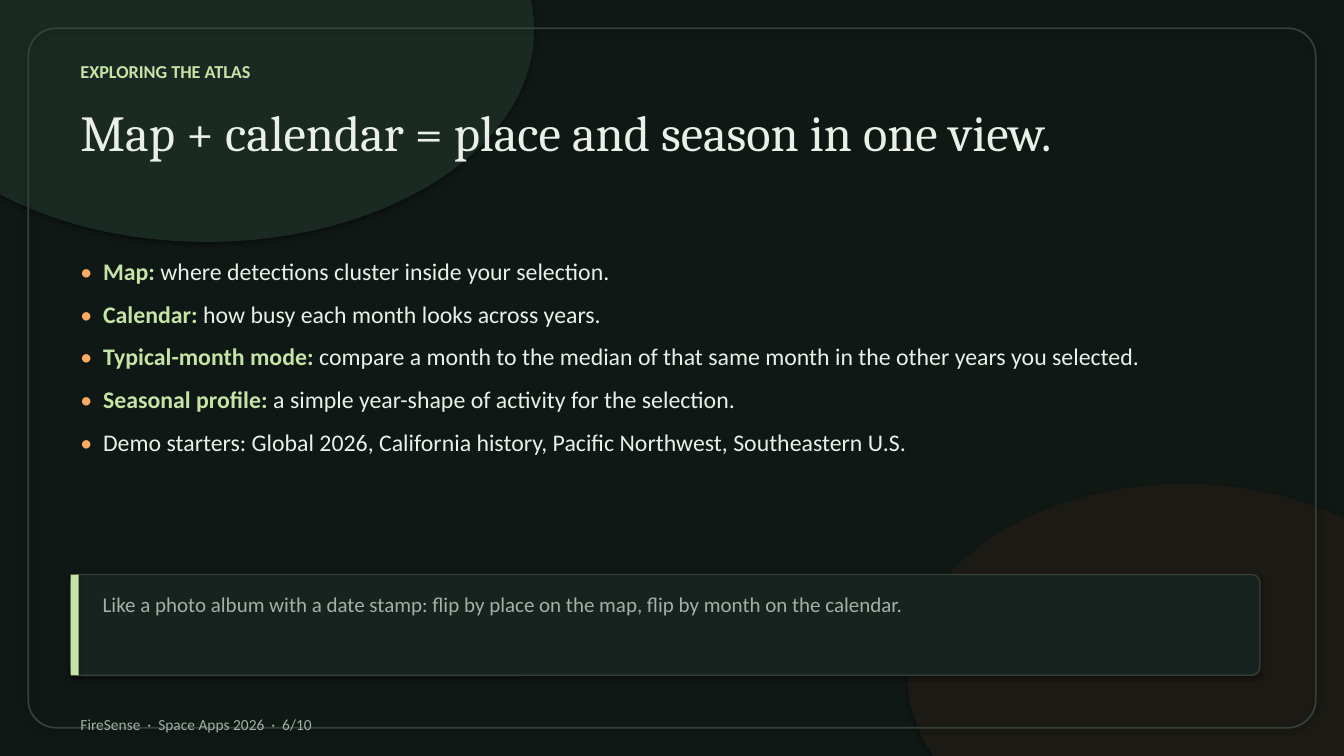
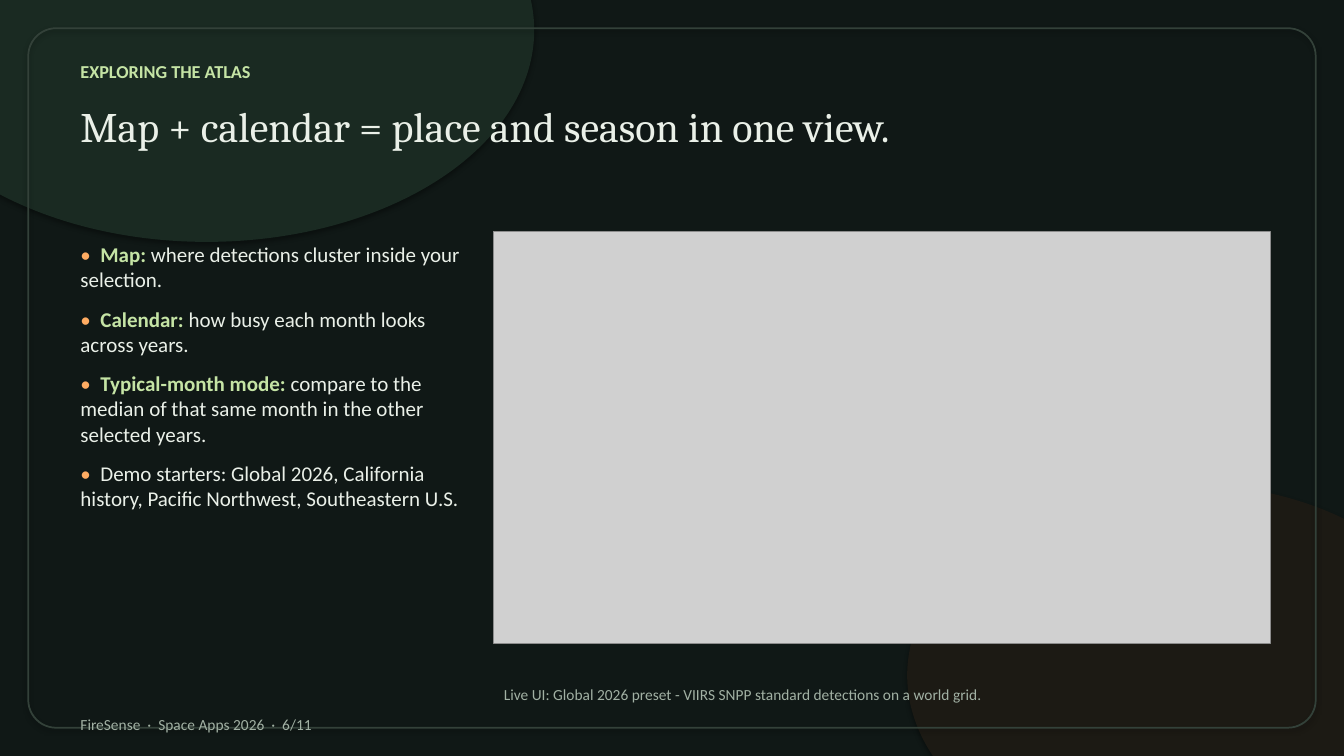
Before and after one commit to likith17/firesense, a slide deck: slide 6 of dist/FireSense-slides.pptx. Drawn at 1344x756 pixels with LibreOffice and Linux fonts; fonts in the diff are those of the drawing; grey boxes stand for pictures. Boxes give left, top, right and bottom in pixels: in the first picture for what was removed or moved away, otherwise in the second. Text is boxed around its words. In the diff, an @@ line names an element or a change of style, - is before the commit and + after.

```diff
--- a/dist/FireSense-slides.pptx
+++ b/dist/FireSense-slides.pptx
@@ text "Map + calendar = place ..." at bbox=[80, 113, 890, 151]: size 36 to 30 pt @@
@@ text "• Map: where detections cluster ...": place and size @@
-text "• Map: where detections cluster ..." at bbox=[103, 263, 1139, 455]
+text "• Map: where detections cluster ..." at bbox=[80, 247, 460, 510]
@@ picture added at bbox=[494, 232, 1270, 643] @@
@@ text at bbox=[80, 247, 460, 510]: size 17 to 15 pt in "• Map: where detections cluster inside your ...", "• Calendar: how busy each month looks ...", "• Demo starters: Global 2026, California history, ..." @@
@@ text at bbox=[80, 376, 423, 446]: text changed; size 17 to 15 pt @@
-• Typical-month mode: compare a month to the median of that same month in the other years you selected.
-• Seasonal profile: a simple year-shape of activity for the selection.
+• Typical-month mode: compare to the median of that same month in the other selected years.
@@ rounded rectangle removed at bbox=[71, 575, 1260, 676] @@
@@ rectangle removed at bbox=[71, 575, 79, 676] @@
@@ text removed at bbox=[103, 597, 902, 616] @@
-Like a photo album with a date stamp: flip by place on the map, flip by month on the calendar.
@@ text added at bbox=[504, 689, 981, 703], 11 pt, text #A2B1A4 @@
+Live UI: Global 2026 preset - VIIRS SNPP standard detections on a world grid.
@@ text at bbox=[80, 719, 311, 733]: text changed @@
-FireSense · Space Apps 2026 · 6/10
+FireSense · Space Apps 2026 · 6/11
```
Also in this commit, not shown: 9 other slides changed, 1 slide added, 6 other files.
